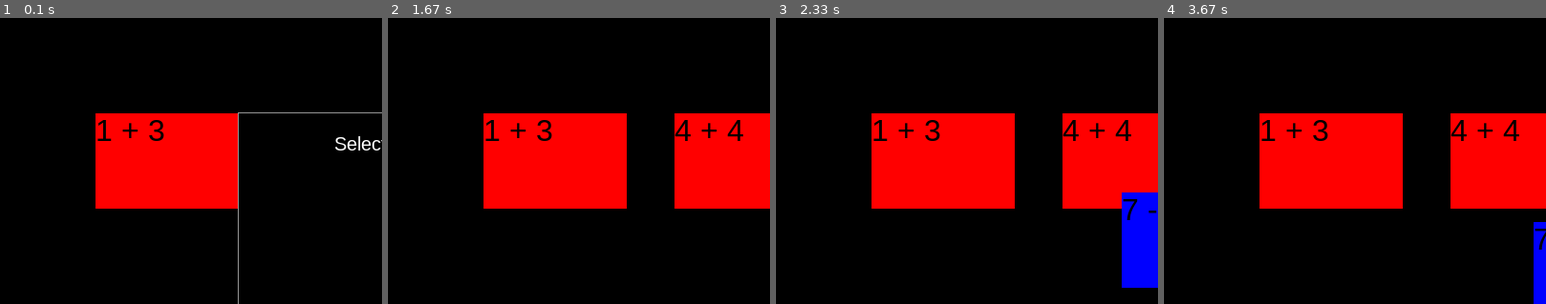
Above: before the commit, frames 1-4 (left to right).
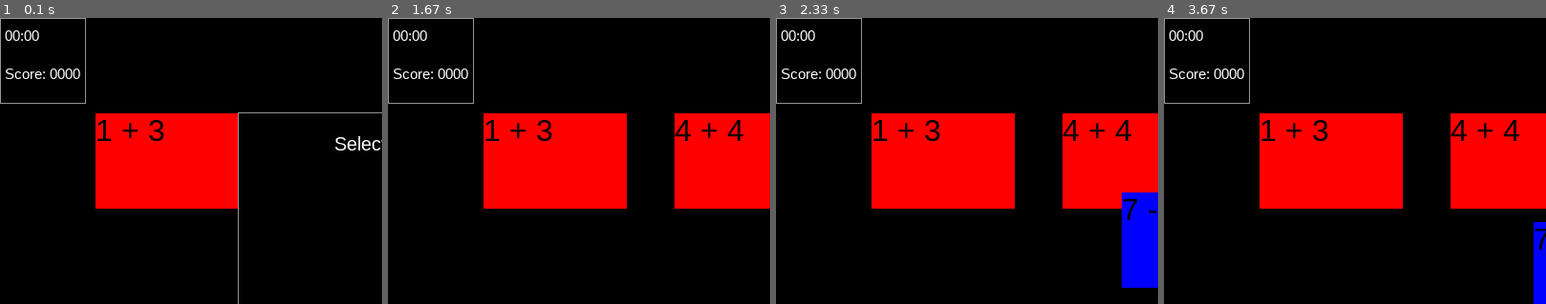
Above: after the commit, the same moments.

Repository: alexmeier2828/SoftwareEngineering
Game: pygame game, started from Prototype/main.py
Two runs of this game, one before a commit and one after it. Both use one fixed random seed, a clock stepped at 60 frames per second and the inputs below.
Inputs (mouse positions are % of the whole screen's width and height, from its top left):
- Up to frame 1 (0.1 s): no input
- Up to frame 2 (1.67 s): press the mouse at (53, 54) at 0.37 s; move the mouse to (53, 67) at 0.47 s; release the mouse at (53, 80) at 0.6 s; press the mouse at (72, 83) at 1.2 s; move the mouse to (80, 80) at 1.3 s; release the mouse at (88, 76) at 1.43 s; press the mouse at (47, 83) at 1.53 s; move the mouse to (64, 66) at 1.63 s
- Up to frame 3 (2.33 s): release the mouse at (81, 48) at 1.77 s; press the mouse at (88, 76) at 1.87 s; move the mouse to (55, 71) at 1.97 s; release the mouse at (22, 66) at 2.1 s; press the mouse at (22, 66) at 2.2 s; move the mouse to (55, 39) at 2.3 s
- Up to frame 4 (3.67 s): release the mouse at (87, 12) at 2.43 s; press the mouse at (22, 83) at 3.03 s; move the mouse to (48, 53) at 3.13 s; release the mouse at (75, 22) at 3.27 s; press the mouse at (87, 12) at 3.37 s; move the mouse to (72, 28) at 3.47 s; release the mouse at (58, 44) at 3.6 s
The pictures show only the part of the screen within x 0-50%, y 0-50%; the shares and areas given below are measured in that part.

The runs differ from the first frame. In frame 1, 0.8% of the frame differs, in the area x 0-23%, y 0-30%; in frame 2, 0.8%; in frame 3, 0.8%; in frame 4, 0.8%.

Commit message:
Added game over screen and score and time placeholder

Diff:
--- a/Prototype/main.py
+++ b/Prototype/main.py
@@ -2,6 +2,8 @@
 
 import pygame
 from menu import Menu
+from style import Colors
+
 BLACK = (  0,   0,   0)
 WHITE = (255, 255, 255)
 
@@ -32,6 +34,14 @@
         pygame.draw.rect(screen, self.color, self.rect)
         screen.blit(font.render(self.equation, True, BLACK), (self.rect.x, self.rect.y ) )
 
+
+def drawScoreAndTime():
+    score_rect = pygame.Rect(0, 0, 90, 90)
+    font = pygame.font.SysFont('Arial', 15)
+    pygame.draw.rect(screen, Colors.GREY, score_rect, 1)
+    screen.blit(font.render("00:00", True, Colors.WHITE), (score_rect.x + 5, score_rect.y + 10))
+    screen.blit(font.render("Score: 0000", True, Colors.WHITE), (score_rect.x + 5, score_rect.y + 50))
+
 rects = []
 
 
@@ -49,9 +59,11 @@
 clock = pygame.time.Clock()
 is_running = True
 show_menu = True
+game_finished = False;
 
 while is_running:
 
+    #event handling
     for event in pygame.event.get():
         if event.type == pygame.QUIT:
             is_running = False
@@ -72,7 +84,7 @@
                 for i, r in enumerate(rects):
                     grabbable = r.grabbable
                     r = r.rect
-                    if r.collidepoint(event.pos) and grabbable:
+                    if r.collidepoint(event.pos) and grabbable and not show_menu:
                         selected = i
                         selected_offset_x = r.x - event.pos[0]
                         selected_offset_y = r.y - event.pos[1]
@@ -94,14 +106,25 @@
                 # move object
                 rects[selected].rect.x = event.pos[0] + selected_offset_x
                 rects[selected].rect.y = event.pos[1] + selected_offset_y
+
+    #keep track of game state here
+    if len(rects) == 0:
+        game_finished = True
+
+    #draw graphics
     screen.fill(BLACK)
     hand = pygame.Rect(0, 400, 800, 200)
     pygame.draw.rect(screen, (100, 100, 100), hand)
 
-    for r in rects:
-        r.draw()
-    if show_menu:
-        Menu.draw(screen)
+    drawScoreAndTime()
+    if game_finished:
+        font = pygame.font.SysFont('Arial', 40)
+        screen.blit(font.render("You Win!", True, Colors.WHITE), (300, 150))
+    else:
+        for r in rects:
+            r.draw()
+        if show_menu:
+            Menu.draw(screen)
     pygame.display.update()
 
     clock.tick(25)
